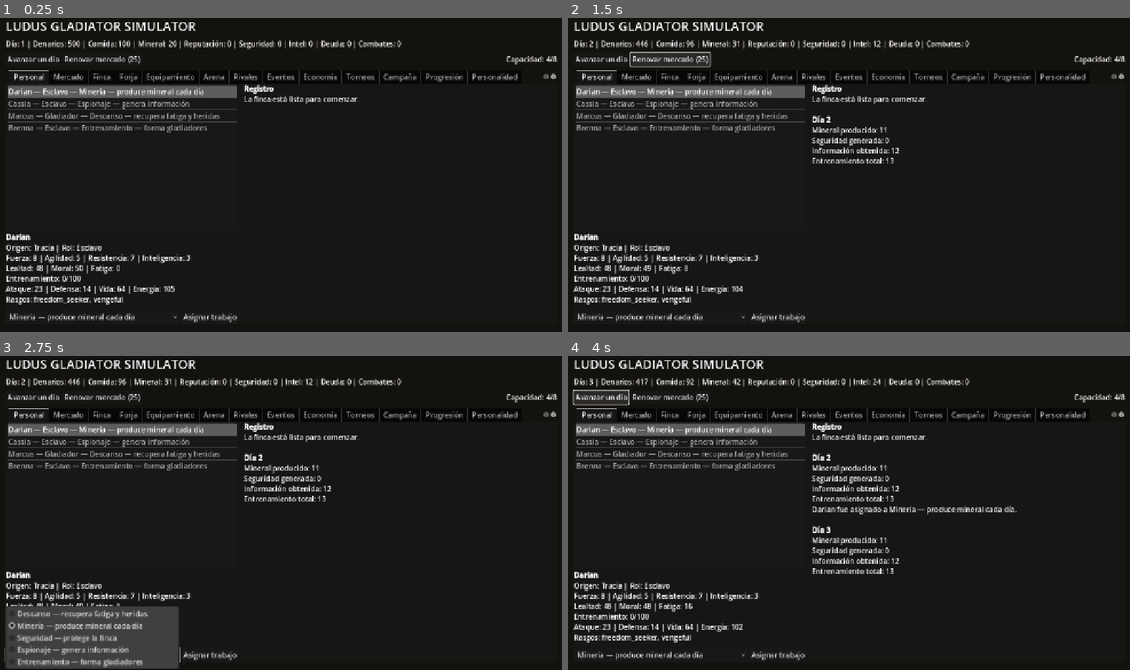
Above: before the commit, frames 1-4 (two rows, left to right).
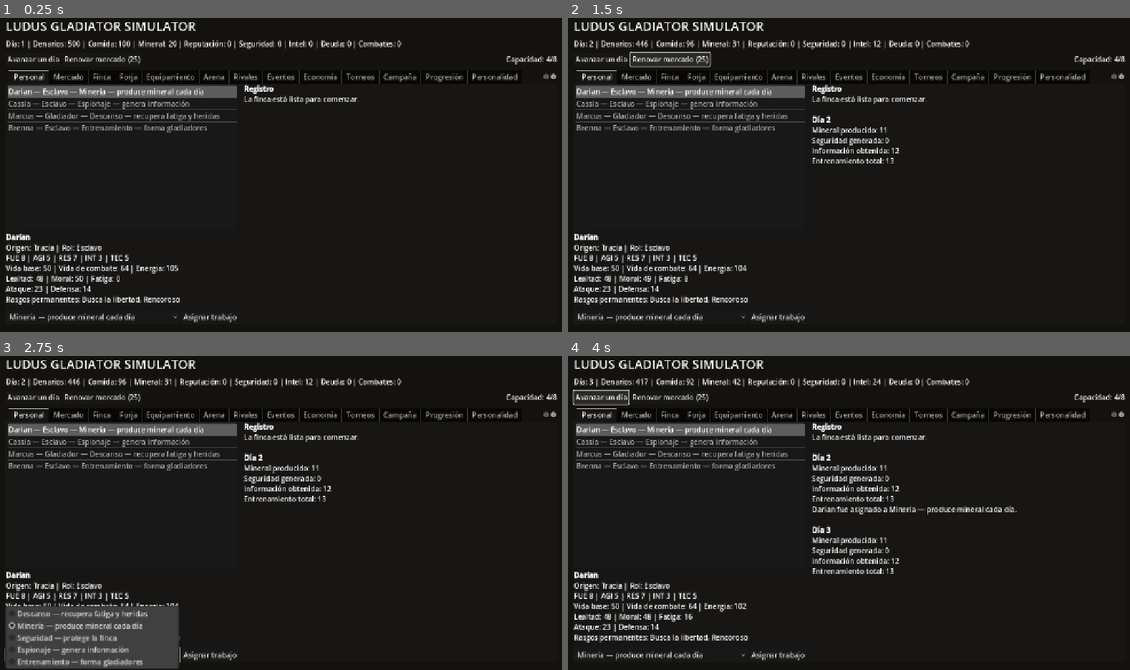
Above: after the commit, the same moments.

Repository: syfaadelia67-bot/Ludus-Gladiator-Simulator
Game: Godot game, scene res://scenes/Main.tscn
Two runs of this game, one before a commit and one after it. Both use one fixed random seed, a clock stepped at 60 frames per second and the inputs below.
Inputs:
- Up to frame 1 (0.25 s): no input
- Up to frame 2 (1.5 s): click "Avanzar un día" at 0.5 s; click "Renovar mercado (25)" at 1.25 s
- Up to frame 3 (2.75 s): click "Minería — produce mineral cad…" at 2 s
- Up to frame 4 (4 s): click "Asignar trabajo" at 2.75 s; click "Avanzar un día" at 3.5 s

The runs differ from the first frame. In frame 1, 1.7% of the frame differs, in the area x 0-35%, y 75-92%; in frame 2, 1.7%; in frame 3, 0.7%; in frame 4, 1.7%.
Error before the commit: Invalid access to property or key 'selected' on a base object of type 'ItemList'. (res://scripts/ui/roster_market_presentation.gd:31)

Commit message:
Fix ItemList selection access in roster and market cards

Diff:
--- a/game/scripts/ui/roster_market_presentation.gd
+++ b/game/scripts/ui/roster_market_presentation.gd
@@ -27,10 +27,17 @@
     _refresh_roster_card()
     _refresh_market_card()
 
+func _selected_index(list: ItemList) -> int:
+    if list == null:
+        return -1
+    var selected_items: PackedInt32Array = list.get_selected_items()
+    return selected_items[0] if not selected_items.is_empty() else -1
+
 func _refresh_roster_card() -> void:
-    if roster_list == null or roster_details == null or roster_list.selected < 0:
+    var selected_index := _selected_index(roster_list)
+    if roster_details == null or selected_index < 0:
         return
-    var person_id := str(roster_list.get_item_metadata(roster_list.selected))
+    var person_id := str(roster_list.get_item_metadata(selected_index))
     var person = RosterManager.get_person(person_id)
     if person == null:
         return
@@ -70,9 +77,10 @@
     ]
 
 func _refresh_market_card() -> void:
-    if market_list == null or market_details == null or market_list.selected < 0:
+    var selected_index := _selected_index(market_list)
+    if market_details == null or selected_index < 0:
         return
-    var offer_id := str(market_list.get_item_metadata(market_list.selected))
+    var offer_id := str(market_list.get_item_metadata(selected_index))
     var offer := MarketManager.get_offer(offer_id)
     if offer.is_empty():
         return
